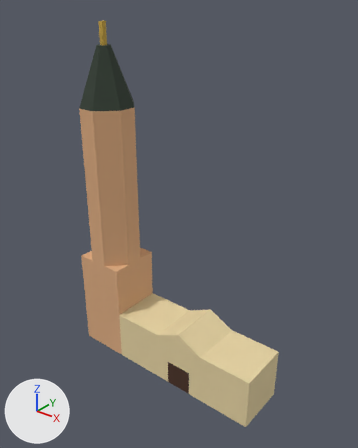
What one commit did to the Blender file assets/buildings/iglesia_san_sebastian.blend.
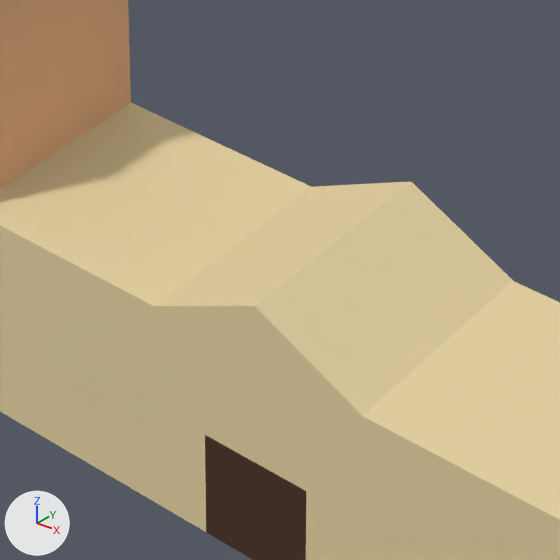
Each version is shown whole from a 50 mm lens placed at (35.9, -48.7, 55.4), pointed at (-3.3, 0.3, 25.1), then close up on the part from 35% to 67% of the width and 61% to 87% of the height. Every picture has the same lights, and +X, +Y and +Z are marked at lower left. The older version's two pictures come first.

The scene before the commit, as lines of its bpy script (objects in view):
```python
me_plane = bpy.data.meshes.new('Plane')
me_plane.from_pydata(...)  # 200 vertices, 189 faces; spans x -1.7..1.0, y -1.0..1.0, z 0.0..51.0
# faces by material slot: [75, 85, 16, 5, 8]
me_plane.materials.append(mat_main)  # beige #e6d3a3
me_plane.materials.append(mat_tower)  # beige #ddac81
me_plane.materials.append(mat_dome)  # dark grey #354035
me_plane.materials.append(mat_gold)  # yellow #c9a646
me_plane.materials.append(mat_door)  # brown #4a2e1f
ob_plane = bpy.data.objects.new('Plane', me_plane)
ob_plane.location = (0.0, 0.0, 0.0)
ob_plane.scale = (12.0, 4.0, 1.0)
```
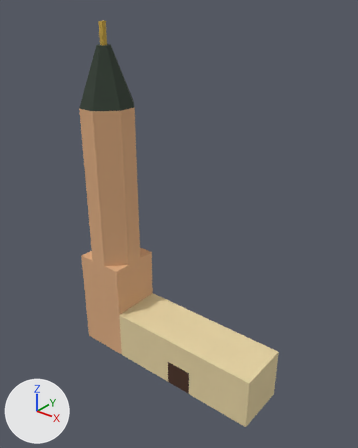
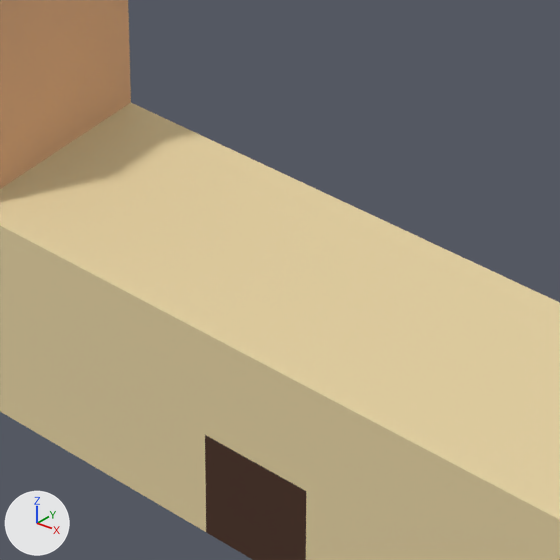
What differs and where, as boxes [x1, y1, x2, y2] in the close-ups (560 x 560 px; the box of a moved part takes in the faces that stretch with it):
part 1 of me_plane, moved or reshaped: before [154, 181, 513, 415]; after [154, 187, 513, 415]

The edits, one by one:
me_plane is used by ob_plane; location (0.0, 0.0, 0.0); scale (12.0, 4.0, 1.0).
me_plane had 200 vertices, 189 faces and spanned x -1.7..1.0, y -1.0..1.0, z 0.0..51.0.
me_plane now has 198 vertices, 187 faces and spans x -1.7..1.0, y -1.0..1.0, z 0.0..51.0.
Part 1, on me_plane:
2 vertices are removed from x 0.0, y -1.0..1.0, z 10.0.
6 faces are deleted.
4 new faces join them, mat_main (beige #e6d3a3).
